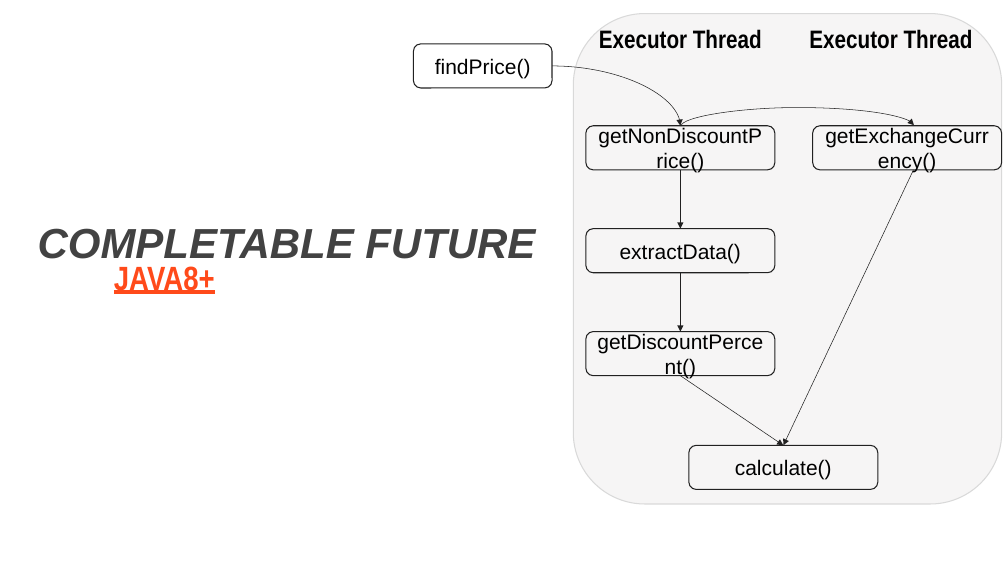
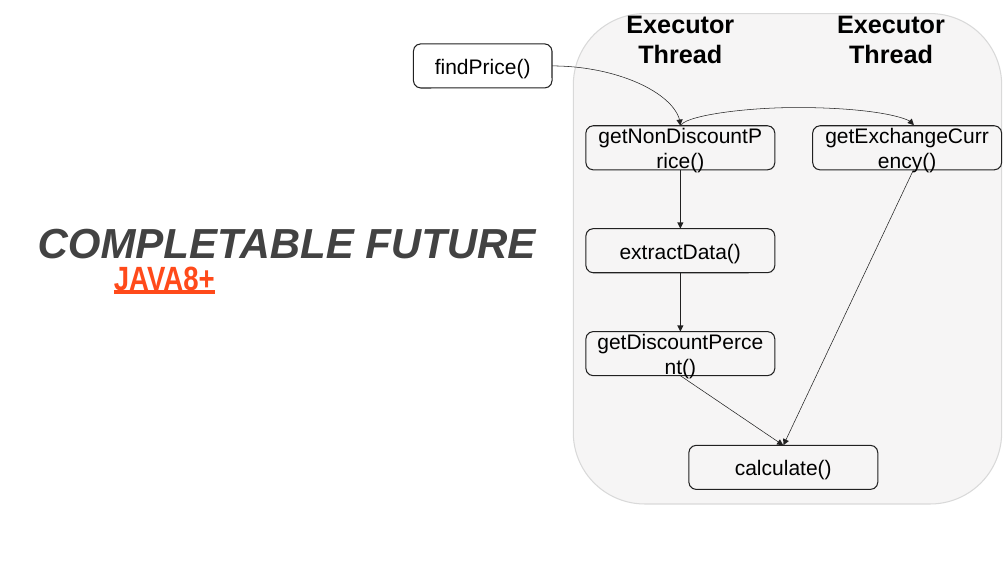
Before and after one commit to DevDay2019-AxonActive/DevDay2019---Advanced-Java, a slide deck: slide 15 of presentations/java_future.pptx. Drawn at 1008x567 pixels with LibreOffice and Linux fonts; fonts in the diff are those of the drawing; background and template pictures are left out. Boxes give left, top, right and bottom in pixels: in the first picture for what was removed or moved away, otherwise in the second. Text is boxed around its words. In the diff, an @@ line names an element or a change of style, - is before the commit and + after.

```diff
--- a/presentations/java_future.pptx
+++ b/presentations/java_future.pptx
@@ rounded rectangle "Executor Thread" at [586, 17, 775, 60]: font Arial Narrow to Arial @@
@@ rounded rectangle "Executor Thread" at [797, 17, 986, 60]: font Arial Narrow to Arial @@
```
Also in this commit, not shown: 7 other slides changed.
